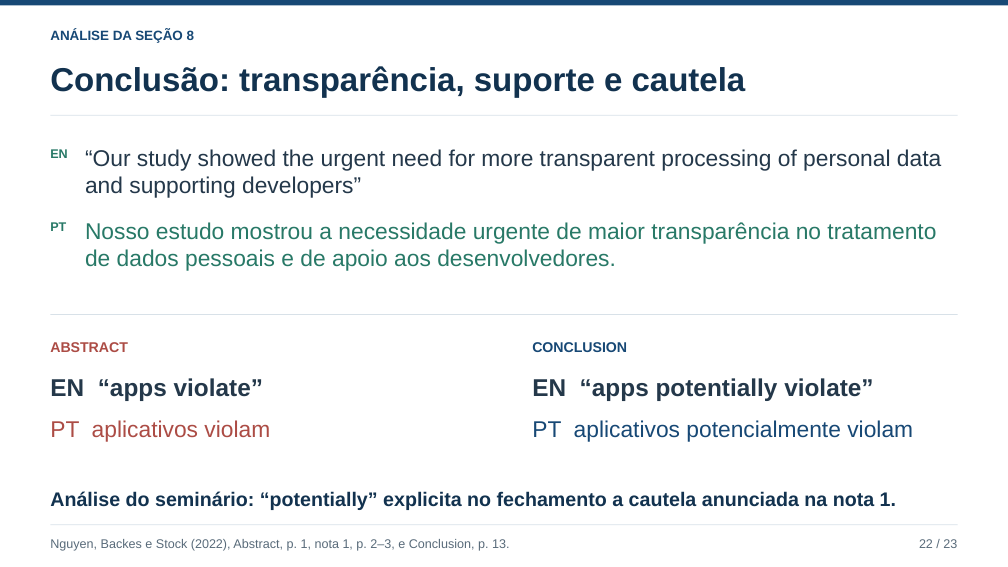
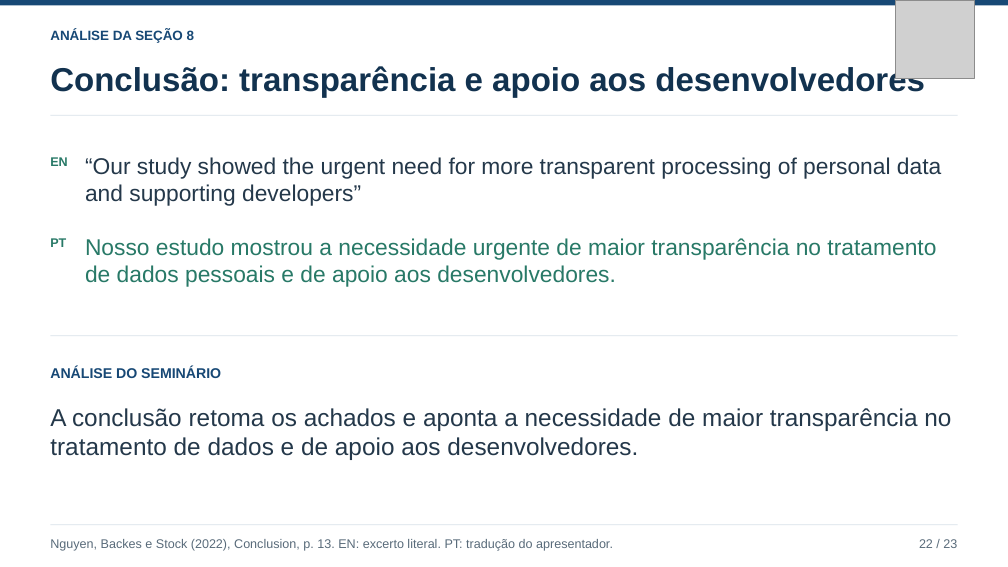
Before and after one commit to ClaudioAMF1/TCC, a slide deck: slide 22 of seminario/apresentacao/seminario-analise-de-artigo.pptx. Drawn at 1008x567 pixels with LibreOffice and Linux fonts; fonts in the diff are those of the drawing; grey boxes stand for pictures. Boxes give left, top, right and bottom in pixels: in the first picture for what was removed or moved away, otherwise in the second. Text is boxed around its words. In the diff, an @@ line names an element or a change of style, - is before the commit and + after.

```diff
--- a/seminario/apresentacao/seminario-analise-de-artigo.pptx
+++ b/seminario/apresentacao/seminario-analise-de-artigo.pptx
@@ picture added at [895,0,974,78] @@
@@ text at [50,64,925,97]: text changed @@
-Conclusão: transparência, suporte e cautela
+Conclusão: transparência e apoio aos desenvolvedores
@@ text "EN": place and size @@
-text "EN" at [50,149,67,158]
+text "EN" at [50,157,67,166]
@@ text "“Our study showed the urgent ...": place and size @@
-text "“Our study showed the urgent ..." at [85,149,941,198]
+text "“Our study showed the urgent ..." at [85,157,941,206]
@@ text "PT": place and size @@
-text "PT" at [50,222,66,231]
+text "PT" at [50,238,66,247]
@@ text "Nosso estudo mostrou a necessidade ...": place and size @@
-text "Nosso estudo mostrou a necessidade ..." at [85,222,936,271]
+text "Nosso estudo mostrou a necessidade ..." at [85,238,936,287]
@@ text removed at [50,342,128,352] @@
-ABSTRACT
@@ rectangle: place and size @@
-rectangle at [51,315,958,315]
+rectangle at [51,336,958,337]
@@ text removed at [532,342,627,352] @@
-CONCLUSION
@@ text removed at [50,378,263,401] @@
-EN “apps violate”
@@ text added at [50,367,221,378], 13.5 pt, text #174875, bold @@
+ANÁLISE DO SEMINÁRIO
@@ text removed at [532,378,873,401] @@
-EN “apps potentially violate”
@@ text added at [50,408,951,460], 23.2 pt, text #24384A @@
+A conclusão retoma os achados e aponta a necessidade de maior transparência no tratamento de dados e de apoio aos desenvolvedores.
@@ text removed at [50,420,270,441] @@
-PT aplicativos violam
@@ text removed at [532,420,913,441] @@
-PT aplicativos potencialmente violam
@@ text removed at [50,491,896,510] @@
-Análise do seminário: “potentially” explicita no fechamento a cautela anunciada na nota 1.
@@ text at [50,539,613,551]: text changed @@
-Nguyen, Backes e Stock (2022), Abstract, p. 1, nota 1, p. 2–3, e Conclusion, p. 13.
+Nguyen, Backes e Stock (2022), Conclusion, p. 13. EN: excerto literal. PT: tradução do apresentador.
```
Also in this commit, not shown: 24 other slides changed, 5 other files.
